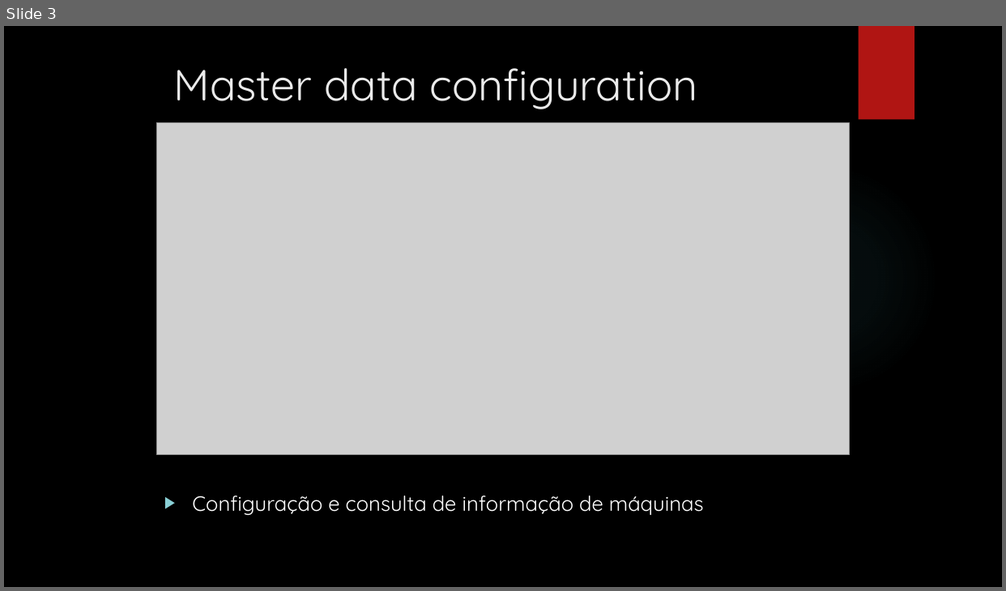
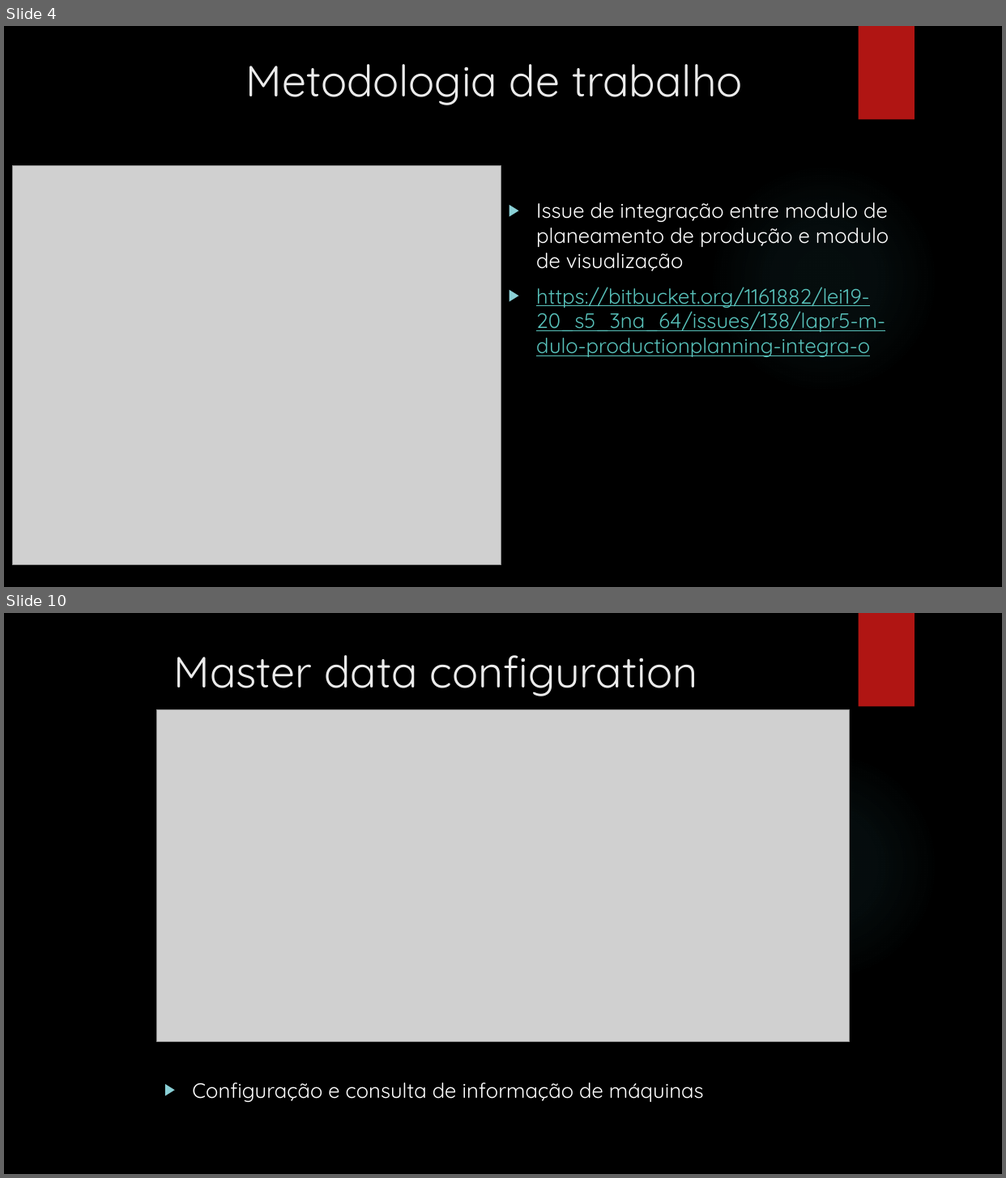
Before and after one commit to MarcoPinheiro21/MyOwnCutlery, a slide deck: Apresentacao_3NA1.pptx. Shown one above the other, each under a label of ours: slide 3 before the commit, slides 4 and 10 after it; the slides between them are not shown. The pictures are 1006x591 and 1006x1178 pixels, drawn with LibreOffice and Linux fonts; fonts in the diff are those of the drawing; grey boxes stand for pictures; background and template pictures are left out. Boxes give left, top, right and bottom in pixels: in the first picture for what was removed or moved away, otherwise in the second. Text is boxed around its words. In the diff, an @@ line names an element or a change of style, - is before the commit and + after.

Commit message:
Finalização do powerpoint de apresentação [resolve issue #136]

```diff
--- a/Apresentacao_3NA1.pptx
+++ b/Apresentacao_3NA1.pptx
@@ slide 4 added at (x1=4, y1=26, x2=1002, y2=587), background picture (left out); not listed: 2 template elements that a slide beside it also shows @@
@@ title added at (x1=246, y1=64, x2=743, y2=105), 42 pt, text #EBEBEB @@
+Metodologia de trabalho
@@ picture added at (x1=12, y1=166, x2=501, y2=565) @@
@@ text added at (x1=536, y1=203, x2=889, y2=357), 20 pt, text #58C1BA, underline @@
+▶ Issue de integração entre modulo de planeamento de produção e modulo de visualização
+▶ https://bitbucket.org/1161882/lei19-20_s5_3na_64/issues/138/lapr5-m-dulo-productionplanning-integra-o
@@ what was slide 3 is now slide 10 @@
```
Also in this commit, not shown: 9 other slides added, 2 slides removed.
